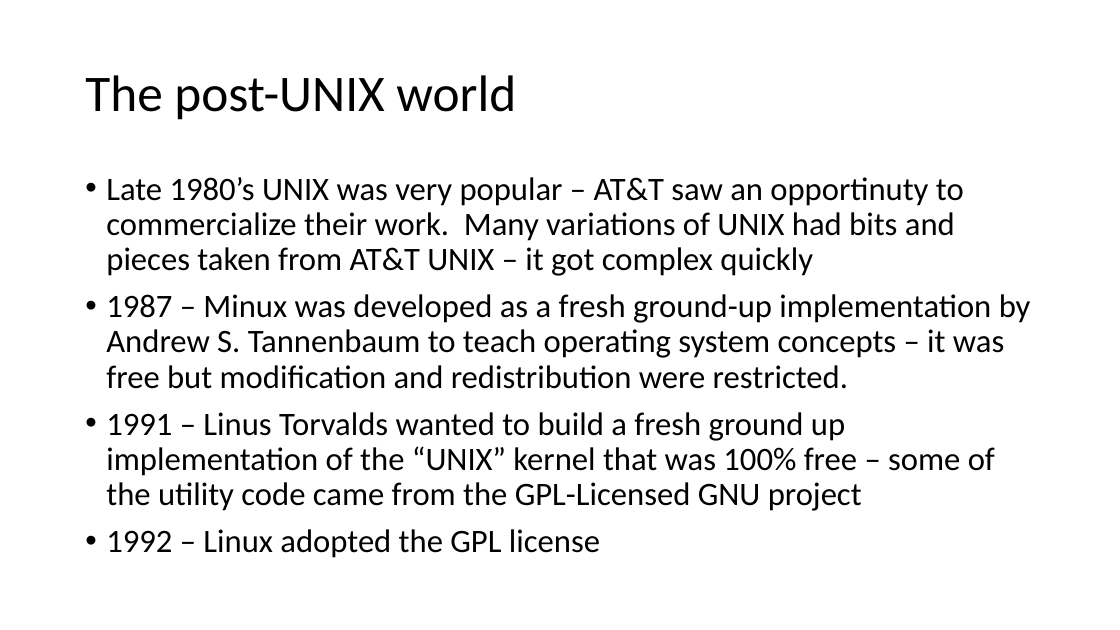
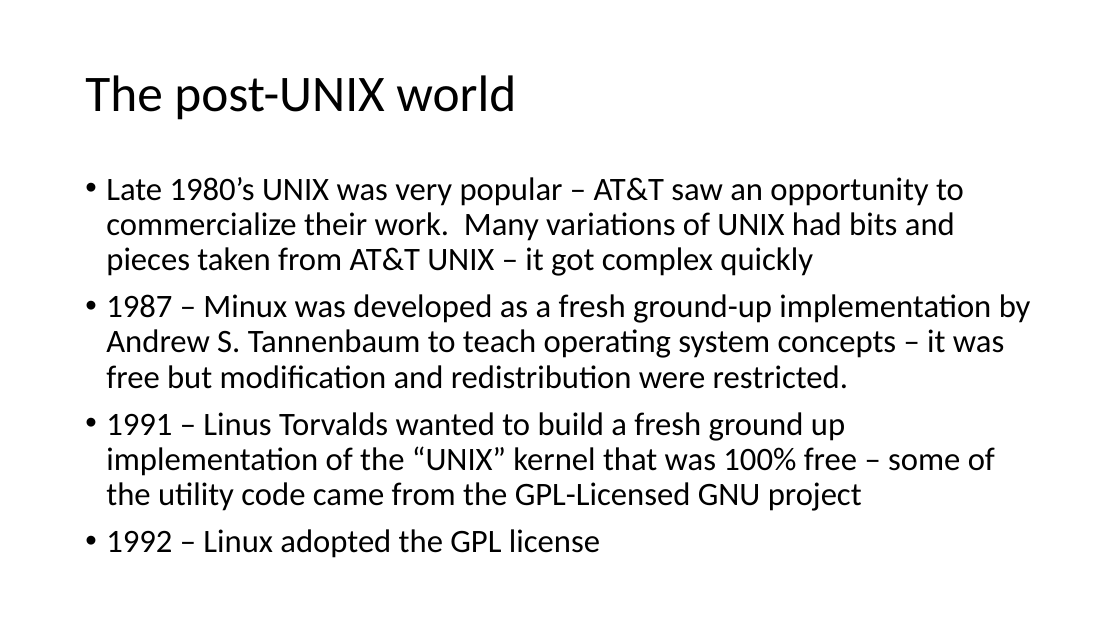
Before and after one commit to csev/cc4e, a slide deck: slide 7 of lectures/CC-01-History.pptx. Drawn at 1120x630 pixels with LibreOffice and Linux fonts; fonts in the diff are those of the drawing. Boxes give left, top, right and bottom in pixels: in the first picture for what was removed or moved away, otherwise in the second. Text is boxed around its words. In the diff, an @@ line names an element or a change of style, - is before the commit and + after.

Commit message:
Updates

```diff
--- a/lectures/CC-01-History.pptx
+++ b/lectures/CC-01-History.pptx
@@ text at (x1=106, y1=177, x2=964, y2=276): text changed @@
-• Late 1980’s UNIX was very popular – AT&T saw an opportinuty to commercialize their work. Many variations of UNIX had bits and pieces taken from AT&T UNIX – it got complex quickly
+• Late 1980’s UNIX was very popular – AT&T saw an opportunity to commercialize their work. Many variations of UNIX had bits and pieces taken from AT&T UNIX – it got complex quickly
```
Also in this commit, not shown: 2 other slides changed.
